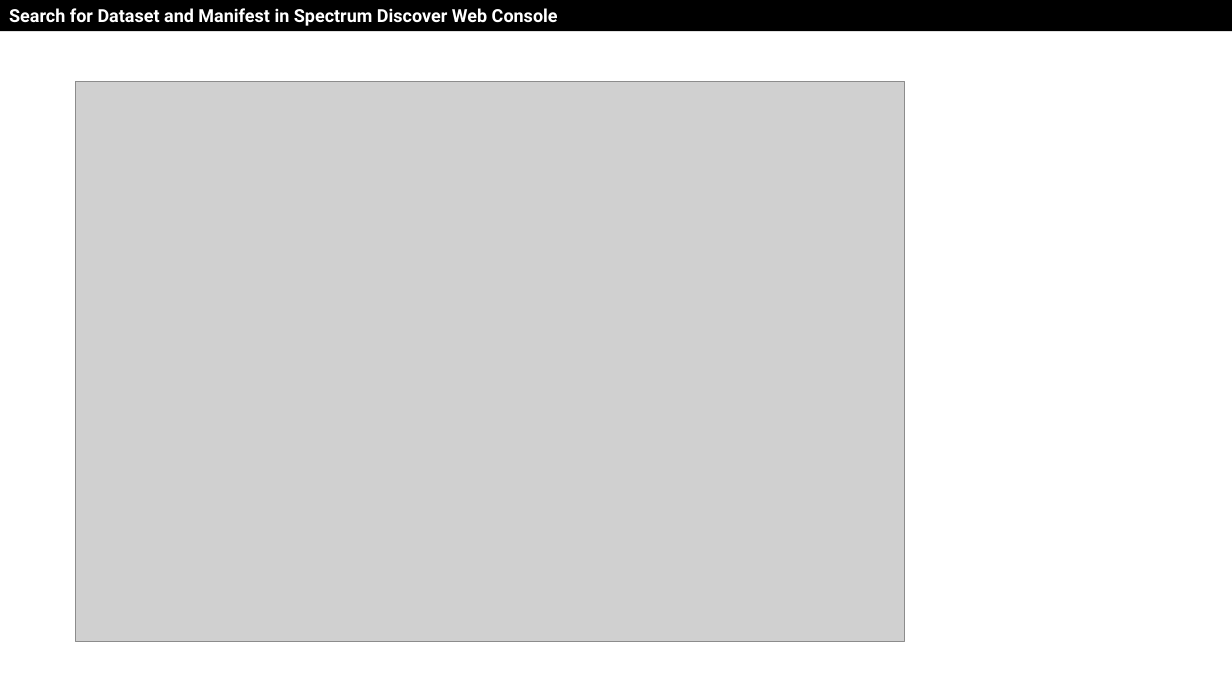
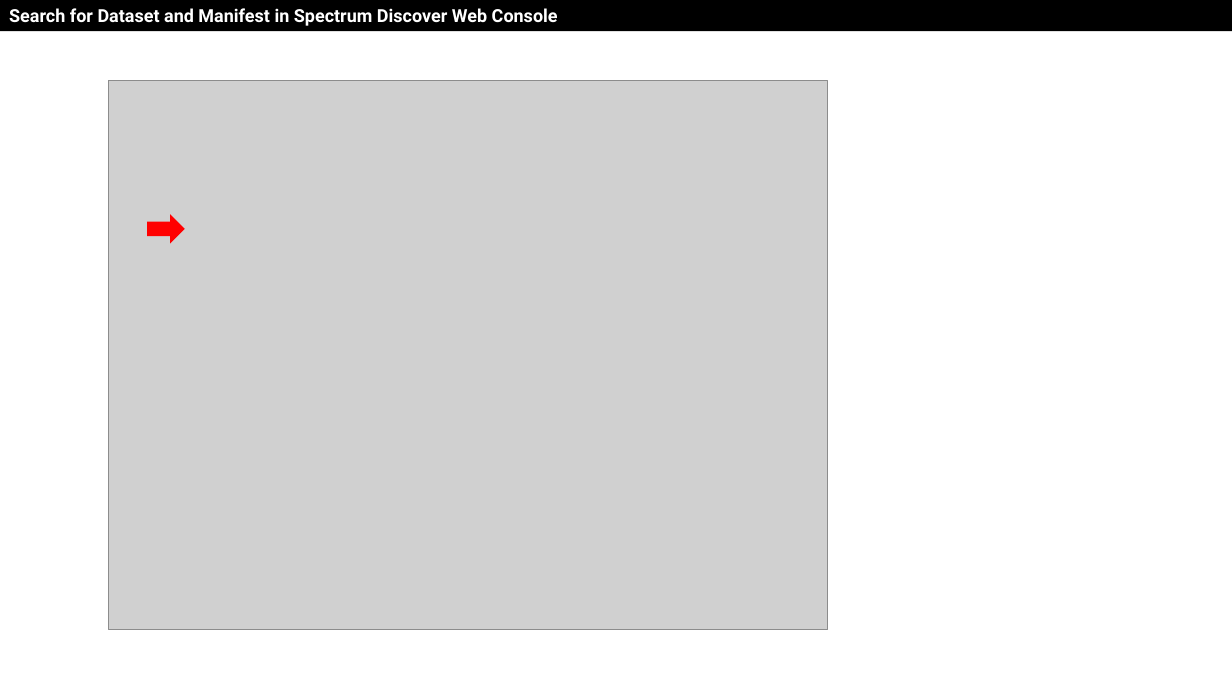
Before and after one commit to drfranknlee/udc-for-image-analytics, a slide deck: slide 4 of scenario1/T101389-Scenario1-v20210920.pptx. Drawn at 1232x693 pixels with LibreOffice and Linux fonts; fonts in the diff are those of the drawing; grey boxes stand for pictures. Boxes give left, top, right and bottom in pixels: in the first picture for what was removed or moved away, otherwise in the second. Text is boxed around its words. In the diff, an @@ line names an element or a change of style, - is before the commit and + after.

```diff
--- a/scenario1/T101389-Scenario1-v20210920.pptx
+++ b/scenario1/T101389-Scenario1-v20210920.pptx
@@ picture: place and size @@
-picture at bbox=[76, 81, 905, 642]
+picture at bbox=[109, 80, 828, 629]
@@ right arrow added at bbox=[147, 214, 185, 244], fill #FF0000 @@
```
Also in this commit, not shown: 10 other slides changed, 3 slides added, 30 other files.
